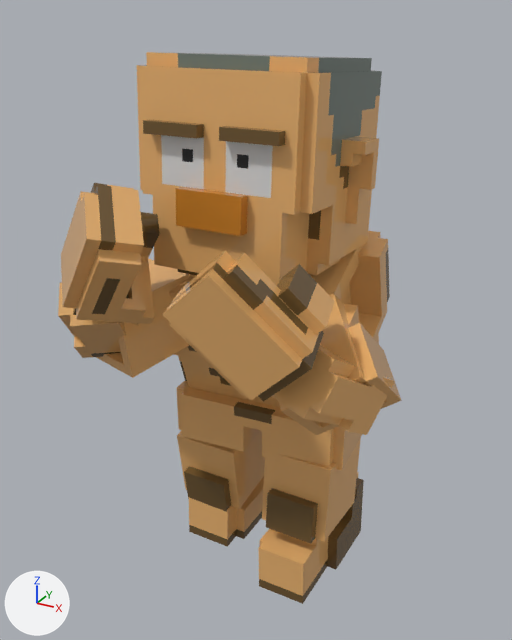
Two versions of the FBX model Character/Character_v3.fbx, one commit apart.
One viewpoint serves both versions: a 50 mm camera at (2.97, -5.96, 5.54) aimed at (0.08, -0.71, 2.91). Lighting does not change. The marker at lower left points along +X, +Y and +Z.

The first picture shows 'Chest', 'FootL', 'FootR', 'HandL', 'HandR', 'Head', 'Hip', 'LegL', 'LegR', 'LowerArmL', 'LowerArmR', 'UpperArmL', 'UpperArmR'.
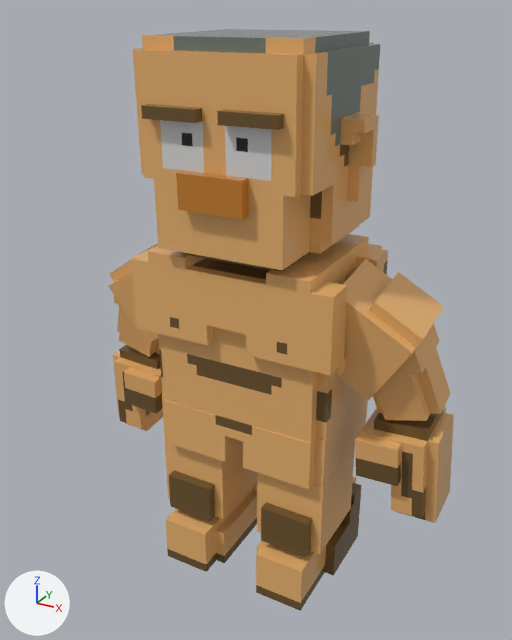
What the commit changed:
Object 'Head' (ob_head) moves from (0.03, -0.54, 4.31) to (0.0, -0.49, 4.48).
Object 'Head' (ob_head) turns from (87, 0, 0) to (91, 0, 0) degrees about x, y and z.
Object 'LegR' (ob_legr) moves from (-0.55, -0.14, 1.02) to (-0.55, -0.41, 1.06).
Object 'LegR' (ob_legr) turns from (98, 0, 0.2) to (90, 0, 0) degrees about x, y and z.
Object 'Hip' (ob_hip) moves from (0.01, -0.11, 1.72) to (0.0, -0.35, 1.72).
Object 'Hip' (ob_hip) turns from (90, 0, 5) to (90, 0, 0) degrees about x, y and z.
Object 'LowerArmL' (ob_lowerarml) moves from (1.07, -1.29, 2.78) to (1.39, -0.37, 2.6).
Object 'LowerArmL' (ob_lowerarml) turns from (-7.6, -30, -106) to (123, 69, 31) degrees about x, y and z.
Object 'UpperArmR' (ob_upperarmr) moves from (-0.96, -1.19, 2.93) to (-1.1, -0.43, 2.94).
Object 'UpperArmR' (ob_upperarmr) turns from (0, -7.9, 74) to (99, -32, -4.5) degrees about x, y and z.
Object 'HandL' (ob_handl) moves from (0.69, -1.77, 3.39) to (1.53, -0.31, 1.69).
Object 'HandL' (ob_handl) turns from (-10, -46, -158) to (-40, 95, -130) degrees about x, y and z.
Object 'FootR' (ob_footr) moves from (-0.54, 0.09, 0.38) to (-0.54, -0.34, 0.37).
Object 'FootR' (ob_footr) turns from (89, 1, 0.5) to (90, 0, 0) degrees about x, y and z.
Object 'LegL' (ob_legl) moves from (0.55, -0.28, 1.1) to (0.55, -0.41, 1.06).
Object 'LegL' (ob_legl) turns from (85, 0, 0) to (90, 0, 0) degrees about x, y and z.
Object 'Chest' (ob_chest) moves from (0.02, -0.22, 2.73) to (0.0, -0.41, 2.8).
Object 'Chest' (ob_chest) turns from (108, -0.9, 5) to (91, 0, 0) degrees about x, y and z.
Object 'UpperArmL' (ob_upperarml) moves from (0.95, -1.01, 2.78) to (1.1, -0.43, 2.94).
Object 'UpperArmL' (ob_upperarml) turns from (36, 33, -47) to (99, 32, 4.5) degrees about x, y and z.
Object 'HandR' (ob_handr) moves from (-0.57, -1.88, 3.77) to (-1.53, -0.31, 1.69).
Object 'HandR' (ob_handr) turns from (21, 50, 157) to (-40, -95, 130) degrees about x, y and z.
Object 'FootL' (ob_footl) moves from (0.54, -0.27, 0.39) to (0.54, -0.34, 0.37).
Object 'FootL' (ob_footl) turns from (90, -1, -0.6) to (90, 0, 0) degrees about x, y and z.
Object 'LowerArmR' (ob_lowerarmr) moves from (-0.98, -1.53, 3.05) to (-1.39, -0.37, 2.6).
Object 'LowerArmR' (ob_lowerarmr) turns from (-5.3, 45, 116) to (123, -69, -31) degrees about x, y and z.

Where the change shows, as pixel boxes (x1, y1, x2, y2) in the pictures (512 x 640 px):
'Head', moved, turned
    before: (137, 52, 382, 285)
    after: (133, 29, 380, 271)
'Chest', moved, turned
    before: (169, 231, 390, 407)
    after: (130, 234, 388, 444)
'HandL', moved, turned
    before: (163, 251, 335, 402)
    after: (355, 407, 454, 523)
'HandR', moved, turned
    before: (61, 183, 160, 324)
    after: (113, 345, 163, 431)
'Hip', moved, turned
    before: (177, 381, 362, 470)
    after: (162, 393, 368, 489)
'UpperArmL', moved, turned
    before: (279, 293, 402, 435)
    after: (336, 259, 444, 401)
'LowerArmL', moved, turned
    before: (272, 345, 395, 435)
    after: (373, 323, 450, 421)
'LegL', moved, turned
    before: (262, 438, 361, 544)
    after: (257, 445, 355, 557)
'LegR', moved, turned
    before: (177, 430, 265, 512)
    after: (164, 436, 257, 521)
'FootL', moved, turned
    before: (258, 472, 364, 604)
    after: (256, 477, 362, 611)
'FootR', moved, turned
    before: (189, 476, 264, 547)
    after: (166, 482, 257, 572)
'UpperArmR', moved, turned
    before: (96, 258, 190, 378)
    after: (108, 243, 158, 343)
'LowerArmR', moved, turned
    before: (58, 283, 138, 358)
    after: (114, 280, 160, 357)
